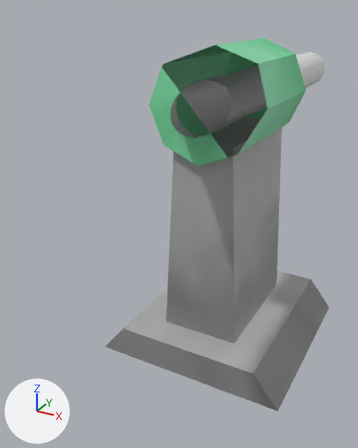
The Blender file src/main/resources/assets/eln/model/turbineSteam/StraightJoint.blend as it was, and as the next commit left it.
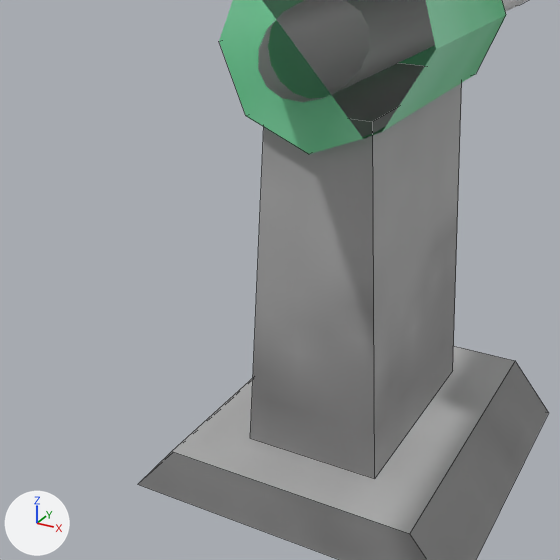
There are two pictures of each version: one whole from a camera (50 mm lens) standing at (0.357, -0.855, 0.151) and looking at (-0.079, -0.064, -0.245), one close up on the part from 8% to 94% of the width and 18% to 87% of the height. The lights are fixed; the arrows at lower left show +X, +Y and +Z. The close-ups show mesh edges as thin lines. Everything nearer to the camera than a plane just in front of the edit is cut away.

Script lines for the objects in view, before the commit:
```python
me_cowl = bpy.data.meshes.new('Cowl')
me_cowl.from_pydata(...)  # an 8-sided cylinder along z spanning x -0.125..0.125, y -0.125..0.125, z -0.141..0.141
me_cowl.materials.append(mat_cowl_png)  # picture img_cowl_png
me_shaft = bpy.data.meshes.new('Shaft')
me_shaft.from_pydata(...)  # a 16-sided cylinder along z spanning x -0.08..0.08, y -0.08..0.08, z -0.078..0.078
me_shaft.polygons.foreach_set('use_smooth', [True] * 18)
me_shaft.materials.append(None)
me_stand = bpy.data.meshes.new('Stand')
me_stand.from_pydata(...)  # 32 vertices, 12 faces, 8 loose edges; spans x -0.188..0.188, y -0.188..0.188, z -0.125..0.315
me_stand.materials.append(mat_base_png)  # picture img_base_png
ob_cowl = bpy.data.objects.new('Cowl', me_cowl)
ob_cowl.location = (0.0, 0.0, 0.0)
ob_cowl.rotation_euler = (-1.571, 1.571, 0.0)  # degrees (-90, 90, 0)
ob_cowl.scale = (0.75, 0.75, 1.0)
ob_shaft = bpy.data.objects.new('Shaft', me_shaft)
ob_shaft.location = (0.0, 0.0, 0.0)
ob_shaft.rotation_euler = (-1.571, 0.0, 0.0)  # degrees (-90, 0, 0)
ob_shaft.scale = (0.53, 0.53, 6.38)
ob_stand = bpy.data.objects.new('Stand', me_stand)
ob_stand.location = (0.0, 0.0, -0.375)
```
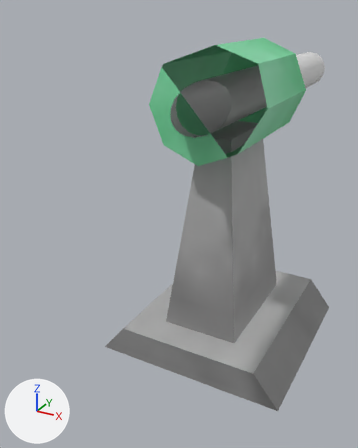
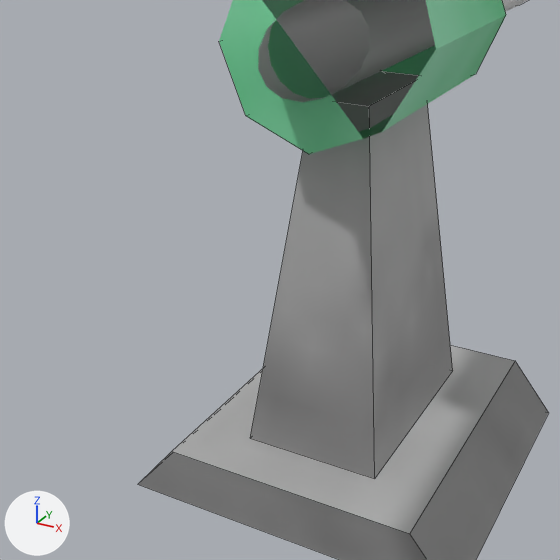
What changed in the scene script:
```text
Change me_stand:
    where me_stand.from_pydata(...)  # 32 vertices, 12 faces, 8 loose edges; spans x -0.188..0.188, y -0.188..0.188, z -0.125..0.315
    used by ob_stand; location = (0.0, 0.0, -0.375)
    me_stand part 1
    me_stand.vertices[28].co: (-0.055, -0.125, 0.315) -> (-0.03, -0.075, 0.315)
    me_stand.vertices[29].co: (-0.055, 0.125, 0.315) -> (-0.03, 0.075, 0.315)
    me_stand.vertices[30].co: (0.055, 0.125, 0.315) -> (0.03, 0.075, 0.315)
    me_stand.vertices[31].co: (0.055, -0.125, 0.315) -> (0.03, -0.075, 0.315)  # pixel (372, 121) -> pixel (369, 106)
```

Where the change shows, as pixel boxes [x1, y1, x2, y2] in the close-ups (560 x 560 px; the box of a moved part takes in the faces that stretch with it):
'Stand', reshaped: before [138, 63, 549, 560]; after [138, 71, 549, 560]
part 1 of me_stand, moved or reshaped: before [250, 63, 462, 463]; after [250, 71, 453, 463]
